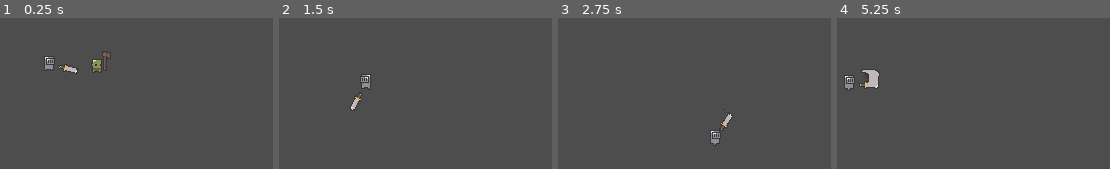
Above: before the commit, frames 1-4 (left to right).
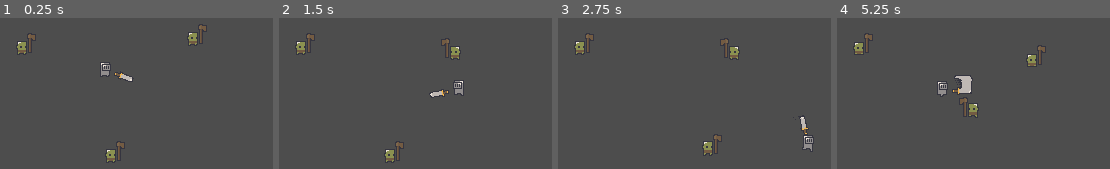
Above: after the commit, the same moments.

Repository: bbenefield89/realm-runners
Game: Godot game, scene res://Scenes/MainScene.tscn
The game is run twice, just before and just after one commit, with the same random seed, the same clock (stepped at 60 frames per second) and the same inputs.
Inputs (mouse positions are in pixels of both pictures, inside the frame that each line leads up to):
- Up to frame 1 (0.25 s): no input
- Up to frame 2 (1.5 s): move the mouse to (outside the picture) at 0.52 s; hold D (walk_right) 0.53-1.28 s; click (outside the picture) at 0.6 s; move the mouse to (352, 110) at 1.27 s; hold S (walk_down) from 1.28 s (still down); right-click (352, 110) at 1.35 s
- Up to frame 3 (2.75 s): move the mouse to (784, 31) at 2.02 s; release S (walk_down) at 2.03 s; hold D (walk_right) from 2.03 s (still down); click (784, 31) at 2.1 s
- Up to frame 4 (5.25 s): move the mouse to (987, 152) at 2.77 s; release D (walk_right) at 2.78 s; hold W (walk_up) 2.78-3.53 s; right-click (987, 152) at 2.85 s; move the mouse to (outside the picture) at 3.52 s; hold A (walk_left) 3.53-5.03 s; click (outside the picture) at 3.6 s; move the mouse to (858, 51) at 4.27 s; right-click (858, 51) at 4.35 s; move the mouse to (1036, 95) at 5.02 s; hold S (walk_down) from 5.03 s (still down); click (1036, 95) at 5.1 s

The runs differ from the first frame. In frame 1, 1.9% of the frame differs, in the area x 6-76%, y 4-96%; in frame 2, 1.6%; in frame 3, 1.6%; in frame 4, 2.3%, in the area x 2-77%, y 10-66%.

Commit message:
Goblin enemies now aggro when player enters AggroAgrea

Diff:
--- a/Prefabs/Creatures/CreatureScene.tscn
+++ b/Prefabs/Creatures/CreatureScene.tscn
@@ -1,19 +1,12 @@
-[gd_scene load_steps=5 format=3 uid="uid://dn22tsjujcpod"]
+[gd_scene load_steps=3 format=3 uid="uid://dn22tsjujcpod"]
 
 [ext_resource type="Script" path="res://Scripts/Equipment/EquipmentController.gd" id="1_hy7od"]
 [ext_resource type="Script" path="res://Scripts/Creatures/CreatureController.gd" id="1_vetry"]
-[ext_resource type="Script" path="res://Scripts/Stats/StatsResource.gd" id="2_phirl"]
-
-[sub_resource type="Resource" id="Resource_1cdna"]
-script = ExtResource("2_phirl")
-max_health = 0
-curr_health = 0
 
 [node name="Creature" type="CharacterBody2D" node_paths=PackedStringArray("BodySprite", "Equipment")]
 script = ExtResource("1_vetry")
 BodySprite = NodePath("BodySprite")
 Equipment = NodePath("Equipment")
-stats = SubResource("Resource_1cdna")
 
 [node name="BodyCollisionShape" type="CollisionShape2D" parent="."]
 
--- a/Prefabs/Creatures/Enemies/EnemySmallScene.tscn
+++ b/Prefabs/Creatures/Enemies/EnemySmallScene.tscn
@@ -1,10 +1,13 @@
-[gd_scene load_steps=4 format=3 uid="uid://bx6byxx416lxd"]
+[gd_scene load_steps=5 format=3 uid="uid://bx6byxx416lxd"]
 
 [ext_resource type="PackedScene" uid="uid://dn22tsjujcpod" path="res://Prefabs/Creatures/CreatureScene.tscn" id="1_f8q2g"]
 [ext_resource type="Script" path="res://Scripts/Creatures/Enemies/EnemyController.gd" id="2_xhvld"]
 
 [sub_resource type="RectangleShape2D" id="RectangleShape2D_wgetr"]
 size = Vector2(10, 8)
+
+[sub_resource type="CircleShape2D" id="CircleShape2D_jvuck"]
+radius = 73.0069
 
 [node name="EnemySmall" node_paths=PackedStringArray("WeaponRefPointRight", "WeaponRefPointLeft") groups=["Enemy"] instance=ExtResource("1_f8q2g")]
 script = ExtResource("2_xhvld")
@@ -21,3 +24,12 @@
 [node name="Right" type="Node2D" parent="WeaponRefPoints" index="0"]
 
 [node name="Left" type="Node2D" parent="WeaponRefPoints" index="1"]
+
+[node name="AggroArea" type="Area2D" parent="." index="4"]
+position = Vector2(0, 4)
+
+[node name="AggroAreaCollisionShape" type="CollisionShape2D" parent="AggroArea" index="0"]
+shape = SubResource("CircleShape2D_jvuck")
+
+[connection signal="body_entered" from="AggroArea" to="." method="_on_AggroArea_body_entered"]
+[connection signal="body_exited" from="AggroArea" to="." method="_on_AggroArea_body_exited"]
--- a/Prefabs/Creatures/Enemies/GoblinScene.tscn
+++ b/Prefabs/Creatures/Enemies/GoblinScene.tscn
@@ -2,10 +2,14 @@
 
 [ext_resource type="PackedScene" uid="uid://bx6byxx416lxd" path="res://Prefabs/Creatures/Enemies/EnemySmallScene.tscn" id="1_x1c0s"]
 [ext_resource type="Script" path="res://Scripts/Creatures/Enemies/GoblinController.gd" id="2_ulcuw"]
+[ext_resource type="Script" path="res://Scripts/Stats/StatsResource.gd" id="3_3xkvo"]
 [ext_resource type="PackedScene" uid="uid://dngfpjp7naisq" path="res://Prefabs/Weapons/WoodAxeScene.tscn" id="3_48em3"]
 [ext_resource type="Texture2D" uid="uid://dxb7ljqvcv01y" path="res://Tilesets/dungeonSprites_ v1.5/goblin_.png" id="3_hugt8"]
-[ext_resource type="Script" path="res://Scripts/Stats/StatsController.gd" id="5_hjdol"]
-[ext_resource type="Script" path="res://Scripts/Stats/HealthController.gd" id="6_0neeo"]
+
+[sub_resource type="Resource" id="Resource_wcpp8"]
+script = ExtResource("3_3xkvo")
+max_health = 1
+curr_health = 1
 
 [sub_resource type="AtlasTexture" id="AtlasTexture_ysb86"]
 atlas = ExtResource("3_hugt8")
@@ -147,10 +151,11 @@
 swinging_attack_charging_up_speed = 0.0
 max_swinging_attack_charging_up_rotation = 0.0
 max_swinging_attack_release_rotation = 0.0
+stats = SubResource("Resource_wcpp8")
 
 [node name="BodySprite" parent="." index="1"]
 sprite_frames = SubResource("SpriteFrames_544gu")
-animation = &"death"
+animation = &"idle"
 
 [node name="Equipment" parent="." index="2" node_paths=PackedStringArray("Weapon")]
 Weapon = NodePath("WoodAxe_0")
@@ -158,15 +163,6 @@
 [node name="WoodAxe_0" parent="Equipment" index="0" instance=ExtResource("3_48em3")]
 position = Vector2(8, 0)
 
-[node name="Stats" type="Node2D" parent="." index="3" node_paths=PackedStringArray("Health")]
-script = ExtResource("5_hjdol")
-Health = NodePath("Health")
-
-[node name="Health" type="Node2D" parent="Stats" index="0"]
-script = ExtResource("6_0neeo")
-max_health = 1
-curr_health = 1
-
 [node name="Right" parent="WeaponRefPoints" index="0"]
 position = Vector2(8, 0)
 
--- a/Prefabs/Creatures/PlayerScene.tscn
+++ b/Prefabs/Creatures/PlayerScene.tscn
@@ -1,9 +1,15 @@
-[gd_scene load_steps=15 format=3 uid="uid://c7asklokn48k2"]
+[gd_scene load_steps=17 format=3 uid="uid://c7asklokn48k2"]
 
 [ext_resource type="PackedScene" uid="uid://dn22tsjujcpod" path="res://Prefabs/Creatures/CreatureScene.tscn" id="1_v82vv"]
 [ext_resource type="Script" path="res://Scripts/Creatures/PlayerController.gd" id="2_5dl5e"]
 [ext_resource type="Texture2D" uid="uid://mm1ciyi7xriq" path="res://Tilesets/dungeonSprites_ v1.5/knight_.png" id="2_evd7d"]
+[ext_resource type="Script" path="res://Scripts/Stats/StatsResource.gd" id="3_61y5n"]
 [ext_resource type="PackedScene" uid="uid://cant84ai23x4s" path="res://Prefabs/Weapons/IronSwordScene.tscn" id="4_rkwbu"]
+
+[sub_resource type="Resource" id="Resource_b272u"]
+script = ExtResource("3_61y5n")
+max_health = 10
+curr_health = 10
 
 [sub_resource type="RectangleShape2D" id="RectangleShape2D_0mff7"]
 size = Vector2(10, 8)
@@ -81,6 +87,7 @@
 script = ExtResource("2_5dl5e")
 WeaponCenterRef = NodePath("WeaponCenterRef")
 max_weap_dist_from_center_point = 20
+stats = SubResource("Resource_b272u")
 movement_speed = 100
 
 [node name="BodyCollisionShape" parent="." index="0"]
--- a/Scenes/MainScene.tscn
+++ b/Scenes/MainScene.tscn
@@ -6,7 +6,13 @@
 [node name="MainScene" type="Node2D"]
 
 [node name="Player" parent="." instance=ExtResource("1_mop1v")]
-position = Vector2(130, 108)
+position = Vector2(186, 114)
 
 [node name="Goblin_0" parent="." instance=ExtResource("2_81uar")]
-position = Vector2(178, 110)
+position = Vector2(103, 92)
+
+[node name="Goblin_1" parent="." instance=ExtResource("2_81uar")]
+position = Vector2(274, 83)
+
+[node name="Goblin_2" parent="." instance=ExtResource("2_81uar")]
+position = Vector2(192, 200)
--- a/Scripts/Creatures/Enemies/EnemyController.gd
+++ b/Scripts/Creatures/Enemies/EnemyController.gd
@@ -63,3 +63,18 @@
 	Equipment.Weapon.position = (
 		WeaponRefPointLeft.position if should_flip_h else
 		WeaponRefPointRight.position)
+
+
+func _on_AggroArea_body_entered(body: Node2D) -> void:
+	if check_if_is_player(body):
+		Player = body
+		curr_movement_state = MovementStates.CHASING
+
+
+func _on_AggroArea_body_exited(body: Node2D) -> void:
+	if check_if_is_player(body):
+		curr_movement_state = MovementStates.IDLE
+
+
+func check_if_is_player(body: Node2D) -> bool:
+	return true if (body.name as String).to_lower() == "player" else false
--- a/Scripts/Creatures/Enemies/GoblinController.gd
+++ b/Scripts/Creatures/Enemies/GoblinController.gd
@@ -90,18 +90,3 @@
 	var approximate_weapon_sprite_rotation := Equipment.Weapon.rotation - 0.10
 	if approximate_weapon_sprite_rotation <= 0.0:
 		curr_swinging_attack_state = SwingingAttackStates.IDLE
-
-
-func _on_aggro_range_body_entered(body: Node2D) -> void:
-	if check_if_is_player(body):
-		Player = body
-		curr_movement_state = MovementStates.CHASING
-
-
-func _on_aggro_range_body_exited(body: Node2D) -> void:
-	if check_if_is_player(body):
-		curr_movement_state = MovementStates.IDLE
-
-
-func check_if_is_player(body: Node2D) -> bool:
-	return true if (body.name as String).to_lower() == "player" else false
